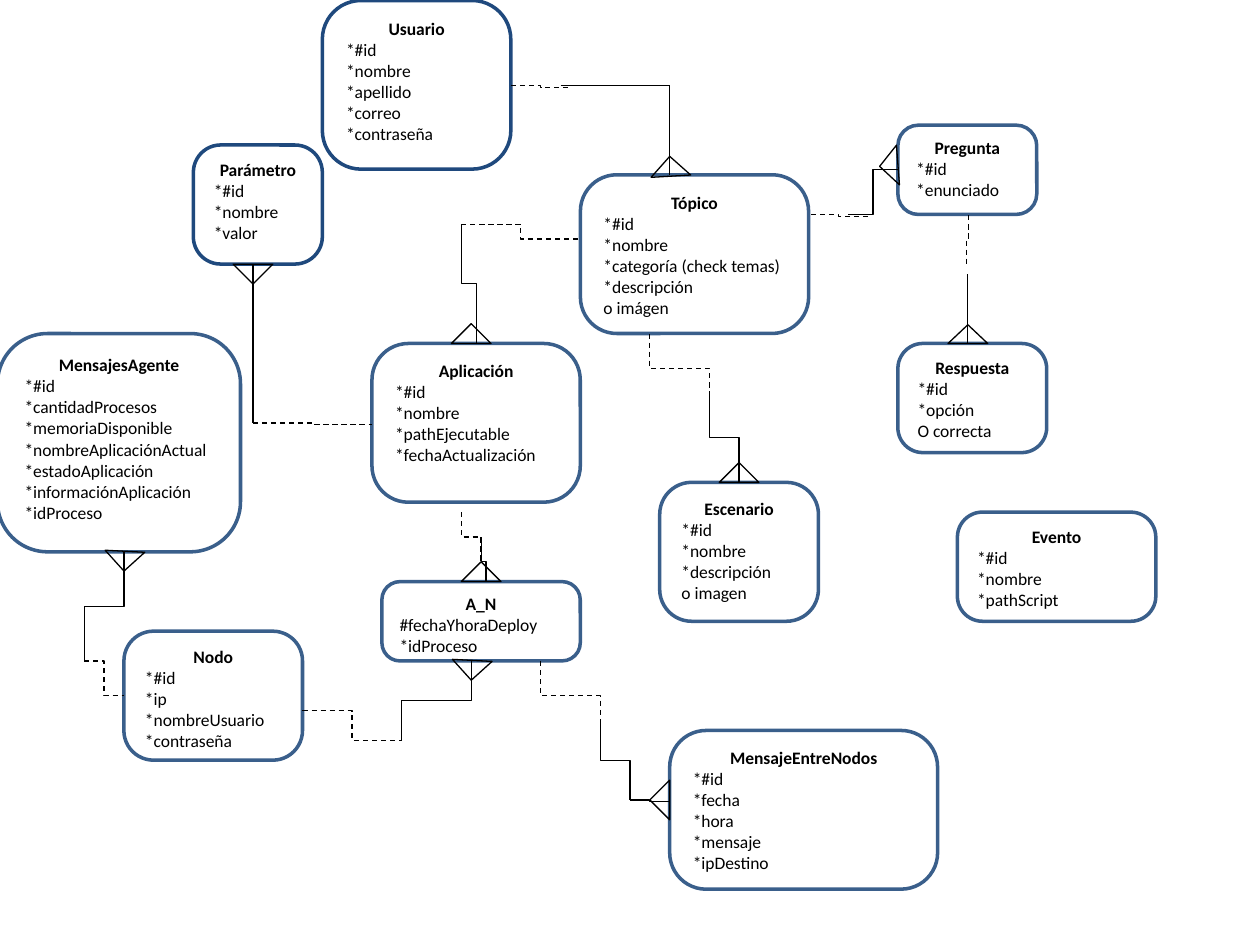
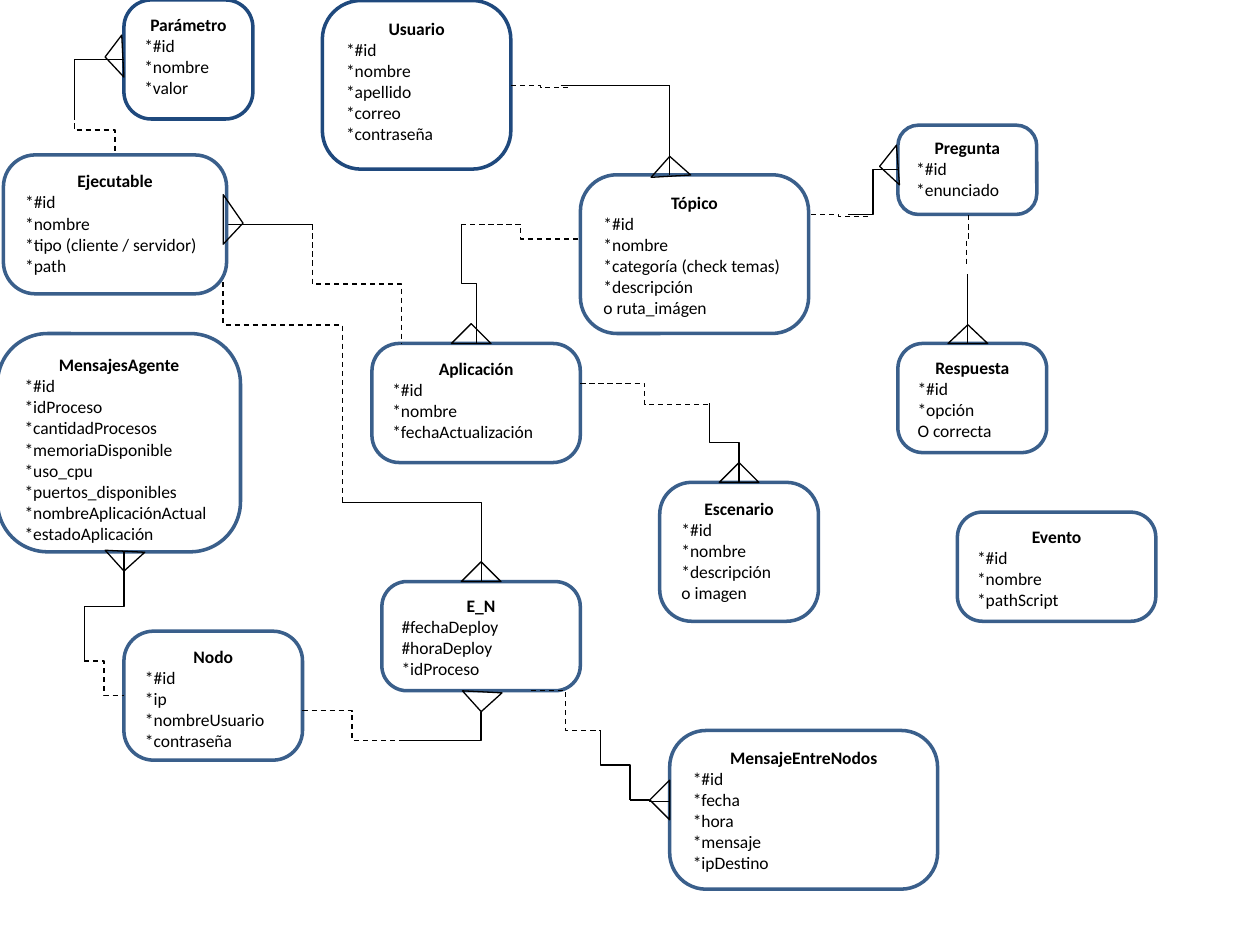
Before and after one commit to qckzr/teg-hs, a slide deck: slide 1 of Documentos/er.pptx. Drawn at 1260x945 pixels with LibreOffice and Linux fonts; fonts in the diff are those of the drawing. Boxes give left, top, right and bottom in pixels: in the first picture for what was removed or moved away, otherwise in the second. Text is boxed around its words. In the diff, an @@ line names an element or a change of style, - is before the commit and + after.

Commit message:
Colocando los archivos del tomo final en .txt. Agregando los scripts de la base de datos (creates, drops e inserts). Falta anexar los inserts. Empezando con el servidor central

```diff
--- a/Documentos/er.pptx
+++ b/Documentos/er.pptx
@@ rounded rectangle "Parámetro": place and size @@
-rounded rectangle "Parámetro" at (194,145,323,263)
+rounded rectangle "Parámetro" at (123,0,252,118)
@@ elbow line added from (123, 59) to (74, 116), #000000 0.75 pt @@
@@ triangle added at (104,35,124,78), outline #000000 0.75 pt @@
@@ elbow line added from (74, 106) to (115, 155), #000000 0.75 pt dashed @@
@@ rounded rectangle added at (4,155,227,294), fill #FFFFFF, outline #3A5F8C 2 pt, 10 pt, text #000000 @@
+Ejecutable
+*#id
+*nombre
+*tipo (cliente / servidor)
+*path
@@ triangle at (222,195,243,244): proportions changed; rotation 180 to 90 degrees @@
@@ line moved from (253, 265) - (253, 423) to (223, 224) - (312, 224) @@
@@ elbow line moved from (253, 423) - (372, 425) to (312, 224) - (402, 344) @@
@@ elbow line moved from (461, 512) - (481, 562) to (223, 265) - (343, 503) @@
@@ text in rounded rectangle at (603,302,707,317): text changed @@
-o imágen
+o ruta_imágen
@@ rounded rectangle "Aplicación": place and size @@
-rounded rectangle "Aplicación" at (372,344,580,503)
+rounded rectangle "Aplicación" at (372,344,580,462)
@@ elbow line moved from (650, 334) - (709, 403) to (581, 383) - (709, 404) @@
@@ text in rounded rectangle at (25,400,103,413): paragraph added @@
+*idProceso
@@ elbow line moved from (740, 483) - (709, 393) to (740, 483) - (709, 403) @@
@@ text in rounded rectangle at (395,427,510,443): paragraph removed @@
-*pathEjecutable
@@ text in rounded rectangle at (25,464,177,501): paragraphs added @@
+*uso_cpu
+*puertos_disponibles
@@ text in rounded rectangle at (25,485,192,519): paragraphs removed @@
-*informaciónAplicación
-*idProceso
@@ elbow line moved from (486, 582) - (481, 542) to (481, 582) - (343, 503) @@
@@ rounded rectangle "E_N": place and size @@
-rounded rectangle "E_N" at (382,582,580,662)
+rounded rectangle "E_N" at (382,582,580,692)
@@ text in rounded rectangle at (402,600,499,657): text changed @@
-A_N
-#fechaYhoraDeploy
+E_N
+#fechaDeploy
+#horaDeploy
@@ elbow line moved from (471, 662) - (402, 741) to (481, 712) - (402, 741) @@
@@ triangle: place and size @@
-triangle at (452,659,492,681)
+triangle at (462,691,502,713)
@@ elbow line moved from (541, 662) - (600, 731) to (530, 690) - (600, 731) @@
@@ elbow line moved from (630, 800) - (600, 721) to (630, 800) - (600, 731) @@
```
Also in this commit, not shown: 18 other files.
